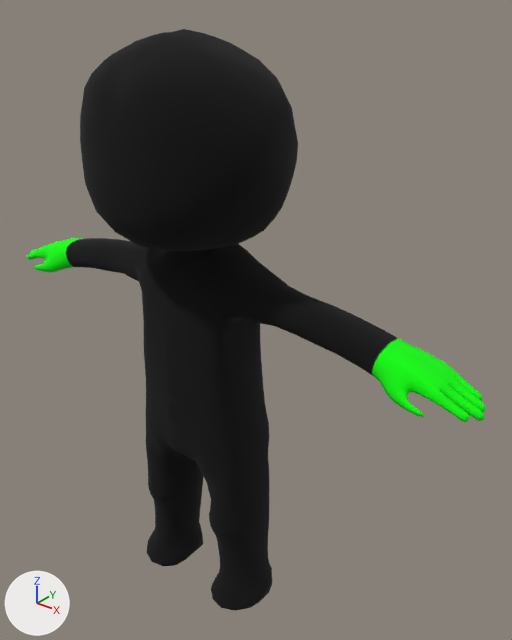
Two versions of the Blender file Assets/Models/Player/NewBassHipsTorsoHead.blend, one commit apart.
Rendered twice from a camera (50 mm lens) standing at (140.1, -147.9, 201.4) and looking at (12.3, 11.9, 102.3). The lights are fixed; the arrows at lower left show +X, +Y and +Z. The older version comes first.

The older version as bpy lines, for what is in view:
```python
mat_skin = bpy.data.materials.new('Skin')
mat_skin.use_nodes = True; mat_skin.node_tree.nodes.clear()
_N = mat_skin.node_tree.nodes; _L = mat_skin.node_tree.links
n0 = _N.new('ShaderNodeBsdfPrincipled'); n0.name = 'Principled BSDF'
n0.inputs[2].default_value = 1.0  # 'Roughness'
n1 = _N.new('ShaderNodeOutputMaterial'); n1.name = 'Material Output'
n2 = _N.new('ShaderNodeTexImage'); n2.name = 'Image Texture'
n2.image = img_armmasktex
n3 = _N.new('ShaderNodeTexImage'); n3.name = 'Image Texture.001'
n3.image = img_skintex_002
_L.new(n0.outputs[0], n1.inputs[0])  # 'BSDF' to 'Surface'
_L.new(n2.outputs[0], n0.inputs[0])  # 'Color' to 'Base Color'
_L.new(n3.outputs[1], n0.inputs[4])  # 'Alpha' to 'Alpha'
me_cube_004 = bpy.data.meshes.new('Cube.004')
me_cube_004.from_pydata(...)  # 1708 vertices, 1678 faces; spans x 0.0..3.23, y -1.08..0.88, z 0.01..6.61
me_cube_004.materials.append(mat_skin)
ob_cube = bpy.data.objects.new('Cube', me_cube_004)
ob_cube.location = (0.0, 0.0, 0.0)
ob_cube.scale = (28.6, 28.6, 28.6)
_m = ob_cube.modifiers.new('Mirror', 'MIRROR')
_m.use_bisect_axis = (True, False, False)
_m.use_clip = True
```
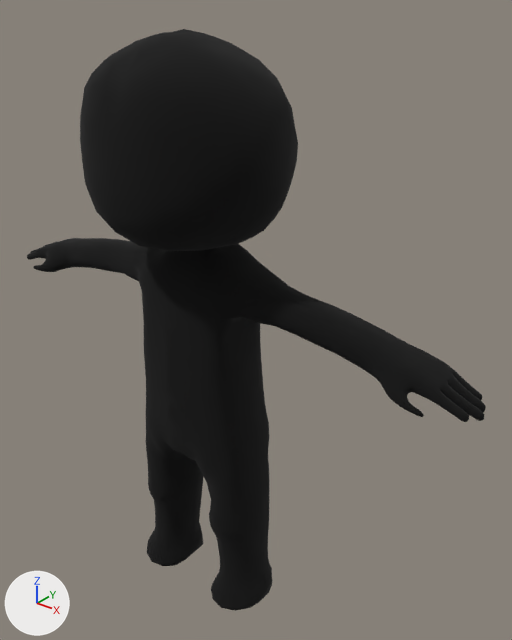
Where the change shows, as pixel boxes [x1, y1, x2, y2] in the pictures (512 x 640 px):
'Cube', surface changed: [27, 238, 486, 422] in both

Patch to the scene script:
```diff
--- a/Assets/Models/Player/NewBassHipsTorsoHead.blend.py
+++ b/Assets/Models/Player/NewBassHipsTorsoHead.blend.py
@@ img_skinmirror @@
+img_skinmirror = load_image('SkinMirror', 'SkinMirror.png', 2048, 1024, 'sRGB')
@@ mat_skin @@
 n2 = _N.new('ShaderNodeTexImage'); n2.name = 'Image Texture'
-n2.image = img_armmasktex
+n2.image = img_skinmirror
 n3 = _N.new('ShaderNodeTexImage'); n3.name = 'Image Texture.001'
```
